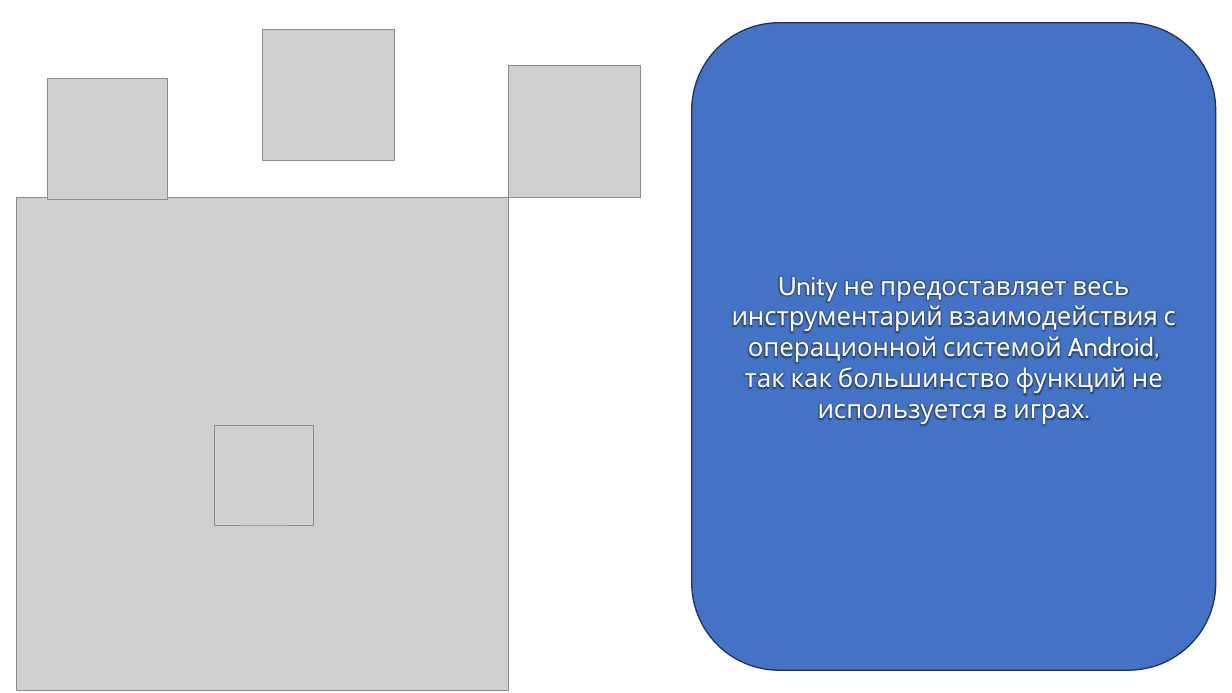
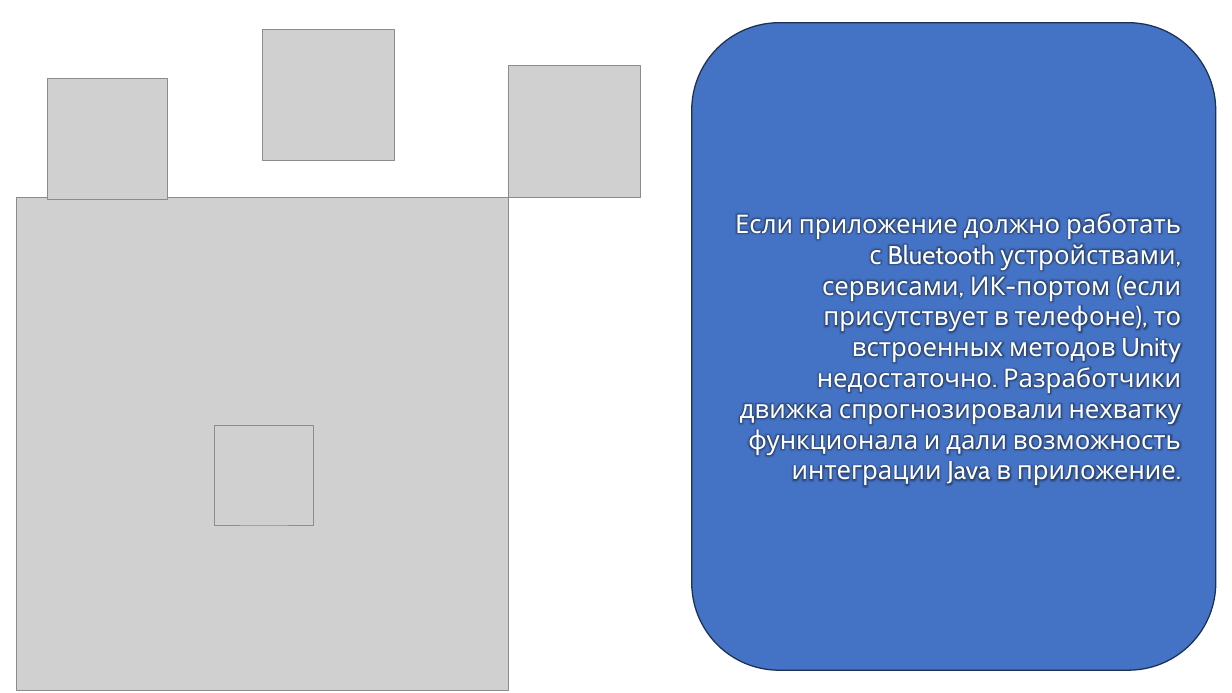
Before and after one commit to 222ZoDy222/PGU, a slide deck: slide 3 of Доклады/Интеграция Java плагина презентация.pptx. Drawn at 1232x693 pixels with LibreOffice and Linux fonts; fonts in the diff are those of the drawing; grey boxes stand for pictures. Boxes give left, top, right and bottom in pixels: in the first picture for what was removed or moved away, otherwise in the second. Text is boxed around its words. In the diff, an @@ line names an element or a change of style, - is before the commit and + after.

```diff
--- a/Доклады/Интеграция Java плагина презентация.pptx
+++ b/Доклады/Интеграция Java плагина презентация.pptx
@@ text in rounded rectangle at (735, 212, 1182, 487): text changed @@
-Unity не предоставляет весь инструментарий взаимодействия с операционной системой Android, так как большинство функций не используется в играх.
+Если приложение должно работать с Bluetooth устройствами, сервисами, ИК-портом (если присутствует в телефоне), то встроенных методов Unity недостаточно. Разработчики движка спрогнозировали нехватку функционала и дали возможность интеграции Java в приложение.
```
Also in this commit, not shown: 3 other slides changed, 5 slides added, 4 slides removed.
